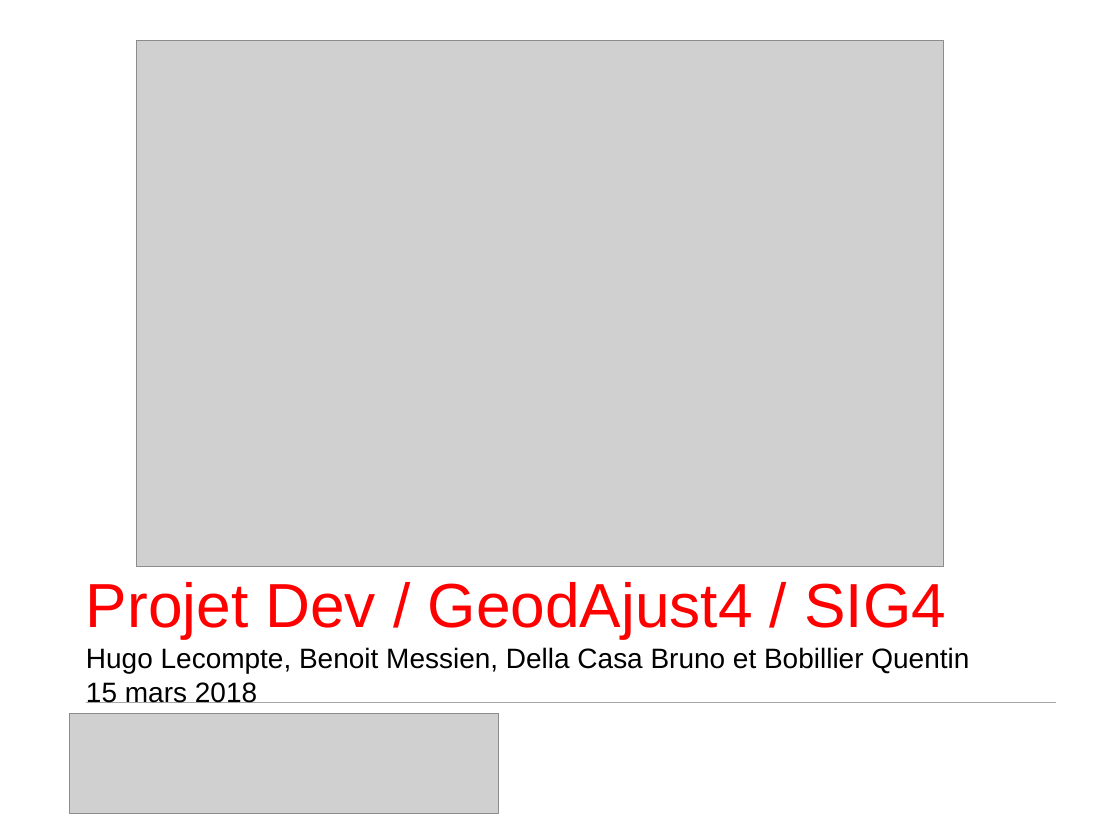
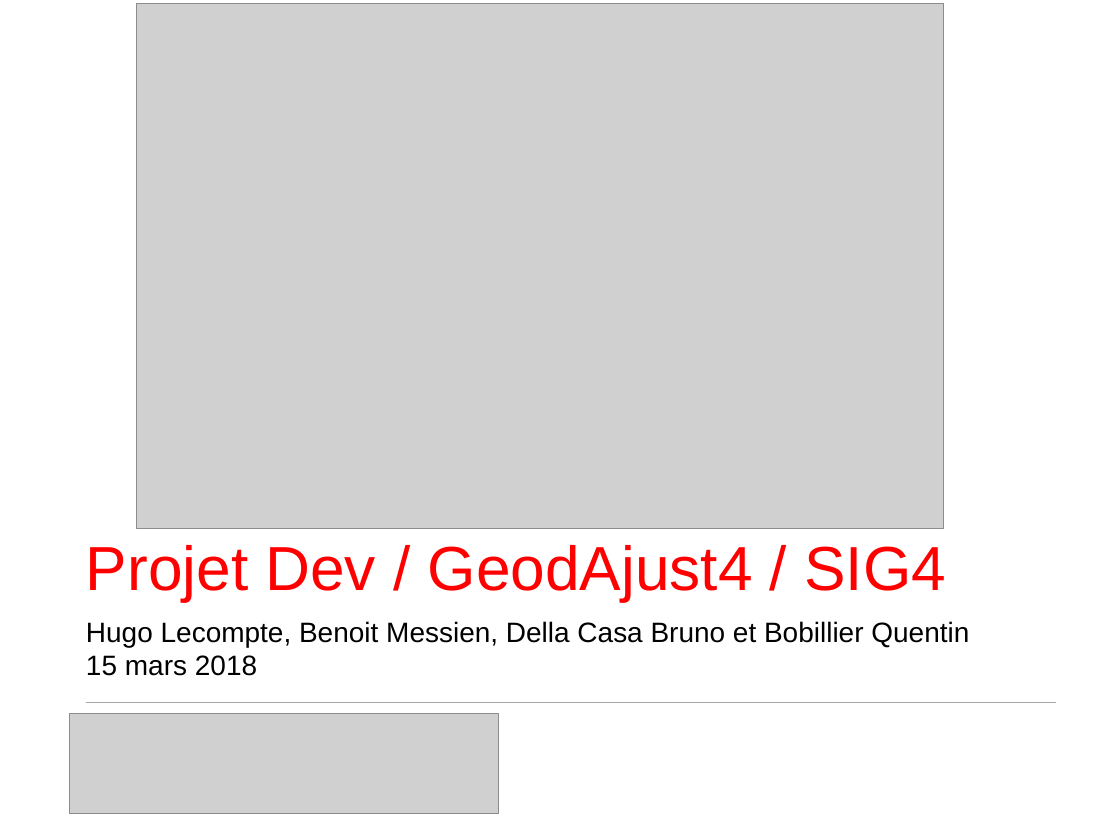
Before and after one commit to Pepiito/ProjetDev, a slide deck: slide 1 of docs/Presentation_DellaCasa_Bobillier.pptx. Drawn at 1120x840 pixels with LibreOffice and Linux fonts; fonts in the diff are those of the drawing; grey boxes stand for pictures; background and template pictures are left out. Boxes give left, top, right and bottom in pixels: in the first picture for what was removed or moved away, otherwise in the second. Text is boxed around its words. In the diff, an @@ line names an element or a change of style, - is before the commit and + after.

Commit message:
modif

```diff
--- a/docs/Presentation_DellaCasa_Bobillier.pptx
+++ b/docs/Presentation_DellaCasa_Bobillier.pptx
@@ picture: place and size @@
-picture at [137,40,943,566]
+picture at [137,3,943,529]
@@ text "Projet Dev / GeodAjust4 / ...": place and size @@
-text "Projet Dev / GeodAjust4 / ..." at [86,582,946,639]
+text "Projet Dev / GeodAjust4 / ..." at [86,545,946,602]
@@ text "Hugo Lecompte, Benoit Messien, Della ...": place and size @@
-text "Hugo Lecompte, Benoit Messien, Della ..." at [86,647,969,703]
+text "Hugo Lecompte, Benoit Messien, Della ..." at [86,621,969,676]
```
